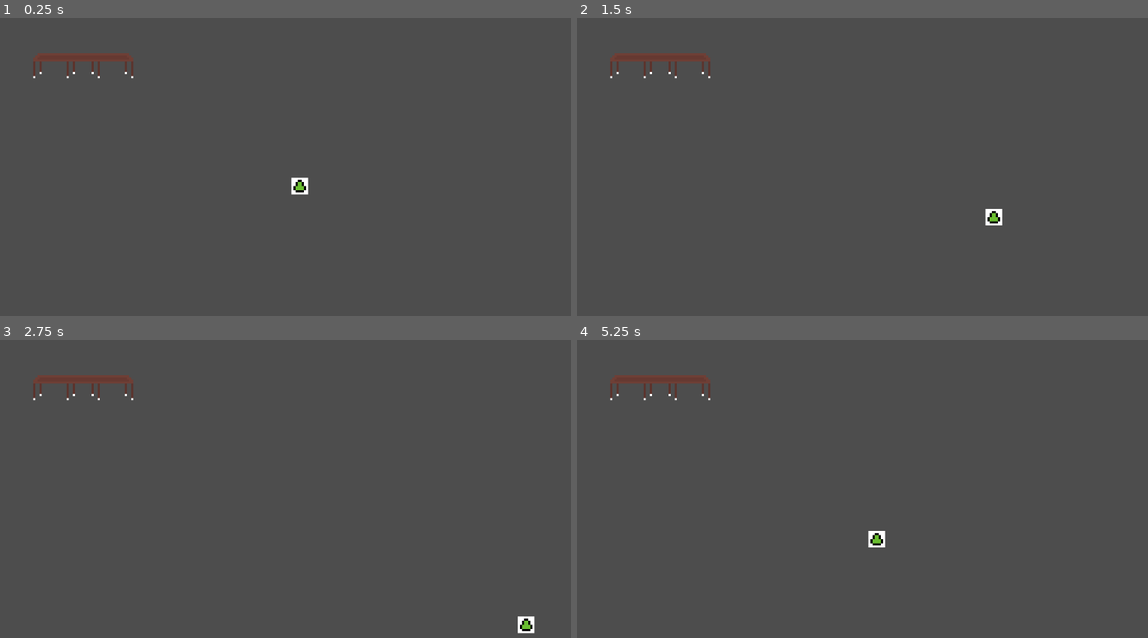
Above: before the commit, frames 1-4 (two rows, left to right).
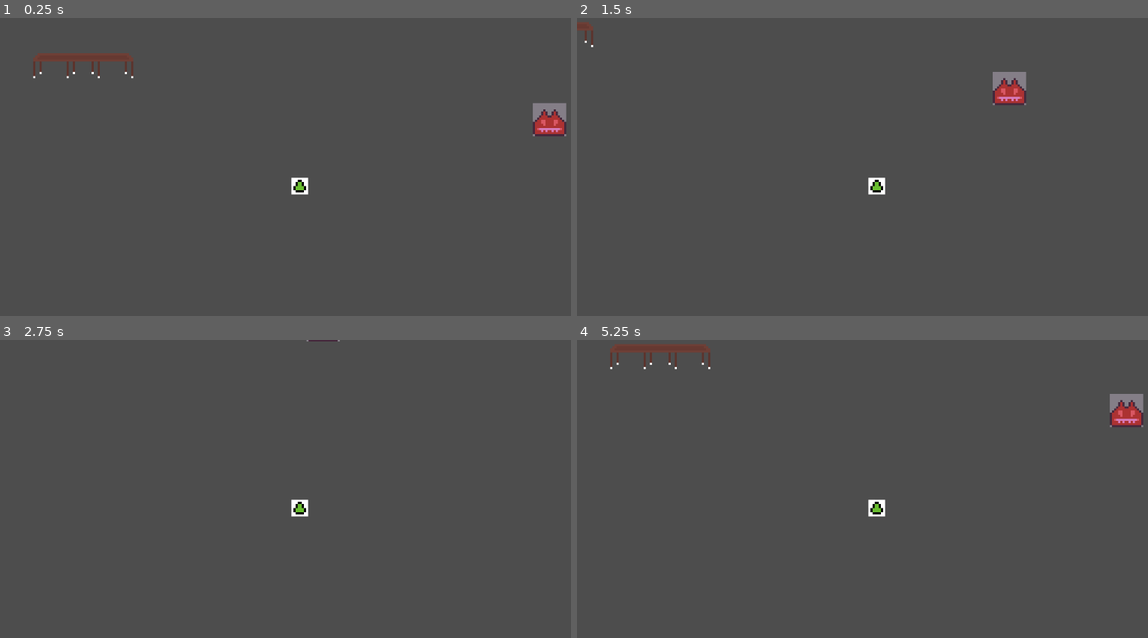
Above: after the commit, the same moments.

Repository: NoxWorks/Rouge-Lite-Projekt
Game: Godot game, scene res://Scenes/main.tscn
The game is run twice, just before and just after one commit, with the same random seed, the same clock (stepped at 60 frames per second) and the same inputs.
Inputs:
- Up to frame 1 (0.25 s): no input
- Up to frame 2 (1.5 s): tap Enter at 0.5 s; hold D (move_right) 0.53-1.28 s; hold S (move_down) from 1.28 s (still down)
- Up to frame 3 (2.75 s): release S (move_down) at 2.03 s; hold D (move_right) from 2.03 s (still down)
- Up to frame 4 (5.25 s): release D (move_right) at 2.78 s; hold W (move_up) 2.78-3.53 s; hold A (move_left) 3.53-5.03 s; hold S (move_down) from 5.03 s (still down)

The runs differ from the first frame. In frame 1, 0.6% of the frame differs, in the area x 93-100%, y 28-40%; in frame 2, 1.7%; in frame 3, 1.0%; in frame 4, 2.1%, in the area x 5-100%, y 1-70%.

Commit message:
Platzhalter Gegner, Neue Kollision
Die Kollision vom Tisch geändert (war: AreaBody2D; ist StaticBody2D), Platzhalter Gegner ohne Code eingefügt

Diff:
--- /dev/null
+++ b/project/rouge-lite-game/Scenes/Enemy/enemy_devil.tscn
@@ -0,0 +1,28 @@
+[gd_scene load_steps=5 format=3 uid="uid://visd43mukqgp"]
+
+[ext_resource type="Texture2D" uid="uid://d3qtv67w56uwv" path="res://assets/sprites/Platzhalter/Gegner.png" id="1_palye"]
+
+[sub_resource type="AtlasTexture" id="AtlasTexture_palye"]
+atlas = ExtResource("1_palye")
+region = Rect2(0, 0, 16, 16)
+
+[sub_resource type="SpriteFrames" id="SpriteFrames_ojd8p"]
+animations = [{
+"frames": [{
+"duration": 1.0,
+"texture": SubResource("AtlasTexture_palye")
+}],
+"loop": true,
+"name": &"default",
+"speed": 5.0
+}]
+
+[sub_resource type="CircleShape2D" id="CircleShape2D_r0cm0"]
+
+[node name="Enemy_Devil" type="CharacterBody2D"]
+
+[node name="AnimatedSprite2D" type="AnimatedSprite2D" parent="."]
+sprite_frames = SubResource("SpriteFrames_ojd8p")
+
+[node name="CollisionShape2D" type="CollisionShape2D" parent="."]
+shape = SubResource("CircleShape2D_r0cm0")
--- a/project/rouge-lite-game/Scenes/Environment/desk.tscn
+++ b/project/rouge-lite-game/Scenes/Environment/desk.tscn
@@ -2,18 +2,18 @@
 
 [ext_resource type="Texture2D" uid="uid://cusf36pcc7wn5" path="res://assets/sprites/Platzhalter/Tisch.png" id="1_mc4y6"]
 
-[sub_resource type="RectangleShape2D" id="RectangleShape2D_mgfsi"]
-size = Vector2(48, 12)
+[sub_resource type="RectangleShape2D" id="RectangleShape2D_mc4y6"]
+size = Vector2(48, 7)
 
 [node name="Desk" type="Node2D"]
 
 [node name="Sprite2D" type="Sprite2D" parent="."]
 texture = ExtResource("1_mc4y6")
 
-[node name="Area2D" type="Area2D" parent="."]
+[node name="StaticBody2D" type="StaticBody2D" parent="."]
 collision_layer = 2
 collision_mask = 5
 
-[node name="CollisionShape2D" type="CollisionShape2D" parent="Area2D"]
-position = Vector2(0, 2)
-shape = SubResource("RectangleShape2D_mgfsi")
+[node name="CollisionShape2D" type="CollisionShape2D" parent="StaticBody2D"]
+position = Vector2(0, 4.5)
+shape = SubResource("RectangleShape2D_mc4y6")
--- a/project/rouge-lite-game/Scenes/main.tscn
+++ b/project/rouge-lite-game/Scenes/main.tscn
@@ -1,17 +1,22 @@
-[gd_scene load_steps=3 format=3 uid="uid://bup2regikdyea"]
+[gd_scene load_steps=4 format=3 uid="uid://bup2regikdyea"]
 
 [ext_resource type="PackedScene" uid="uid://cw1vlvfa38djp" path="res://Scenes/Player/player.tscn" id="1_jjgbg"]
 [ext_resource type="PackedScene" uid="uid://pofu76v18xsg" path="res://Scenes/Environment/desk.tscn" id="2_bo1nx"]
+[ext_resource type="PackedScene" uid="uid://visd43mukqgp" path="res://Scenes/Enemy/enemy_devil.tscn" id="3_8gbba"]
 
 [node name="Main" type="Node2D"]
 
-[node name="Camera2D" type="Camera2D" parent="."]
+[node name="Ysort" type="Node" parent="."]
+
+[node name="Player" parent="Ysort" instance=ExtResource("1_jjgbg")]
+
+[node name="Camera2D" type="Camera2D" parent="Ysort/Player"]
 zoom = Vector2(4, 4)
 
-[node name="Player" parent="." instance=ExtResource("1_jjgbg")]
-debug = false
+[node name="Furniture" type="Node" parent="Ysort"]
 
-[node name="Furniture" type="Node" parent="."]
+[node name="Desk" parent="Ysort/Furniture" instance=ExtResource("2_bo1nx")]
+position = Vector2(-104, -60)
 
-[node name="Desk" parent="Furniture" instance=ExtResource("2_bo1nx")]
-position = Vector2(-104, -60)
+[node name="Enemy_Devil" parent="Ysort" instance=ExtResource("3_8gbba")]
+position = Vector2(120, -32)
--- a/project/rouge-lite-game/scripts/player/player.gd
+++ b/project/rouge-lite-game/scripts/player/player.gd
@@ -1,9 +1,6 @@
 class_name Player extends CharacterBody2D
 
-@export var debug : bool = false
-
 var move_speed : float = 75.0
-
 
 
 func _physics_process(_delta: float) -> void:
@@ -13,11 +10,4 @@
 
 	velocity = direction * move_speed
 
-	if debug:
-		debugging()
-
-
 	move_and_slide()
-
-func debugging() -> void:
-	pass
Binary file added: project/rouge-lite-game/assets/sprites/Platzhalter/Gegner.png
Not shown, removed: project/rouge-lite-game/assets/sprites/Platzhalter/Player.png.import
Binary file removed: project/rouge-lite-game/assets/sprites/Platzhalter/Tisch.ase
Not shown, removed: project/rouge-lite-game/assets/sprites/Platzhalter/Tisch.png.import
Not shown, changed: project/docs/devlog.md
